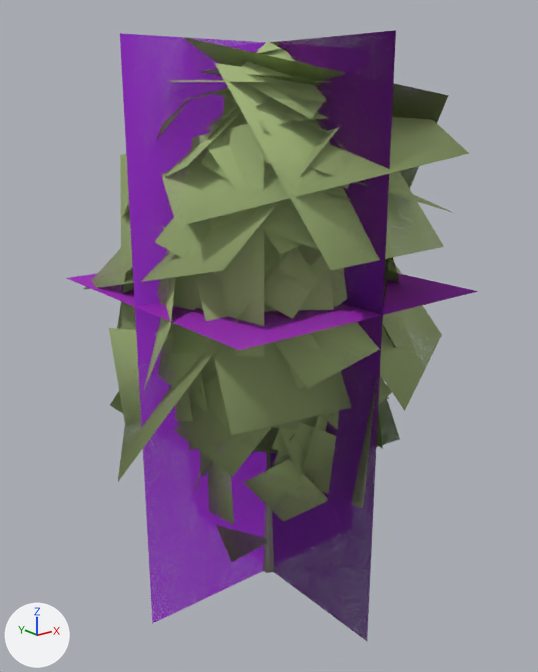
What one commit did to the glTF model data/models/board/vegetation/birch-young.glb.
The view is the same before and after, from a 50 mm lens placed at (-24.6, -30.8, 27.2), pointed at (-0.1, -0.2, 15.0). The lights are fixed; the arrows at lower left show +X, +Y and +Z. The older version comes first. Where no turn or scale is listed for an object, it has been applied to the vertices. Vertices at exactly the same position are counted once.

In view in the first picture: 'birch-young-lod0.001', 'birch-young-lod1.001', 'birch-young-lod2.001', 'birch-young-lod3.001'.
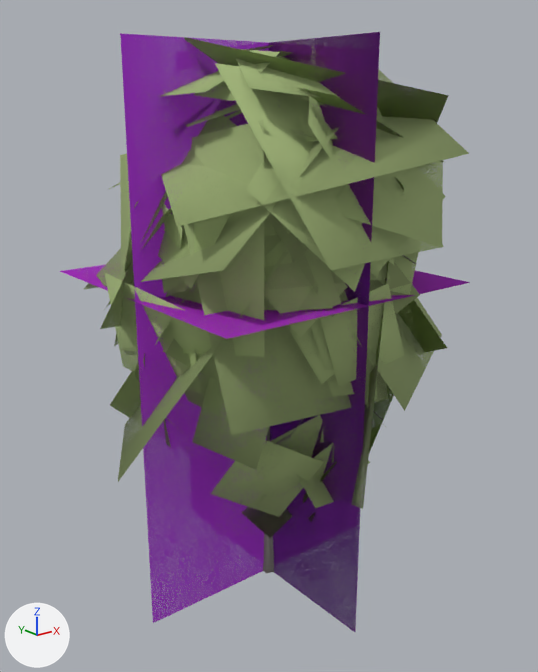
What differs and where, as boxes [x1, y1, x2, y2] in the pictures (538 x 672 px; the box of a moved part takes in the faces that stretch with it):
'birch-young-lod3.001', reshaped: before [66, 30, 478, 641]; after [60, 32, 470, 632]
'birch-young-lod0.001', reshaped (9% wider): before [127, 41, 400, 573]; after [122, 45, 420, 573]
'birch-young-lod1.001', reshaped: before [109, 41, 454, 573]; after [100, 49, 447, 574]
part 1 of me_birch_young_lod0, moved or reshaped (mostly hidden): before [266, 452, 270, 473]; after [266, 357, 270, 442]
part 2 of me_birch_young_lod0, deleted (green): before [127, 41, 400, 525]
part 3 of me_birch_young_lod0, built on: after [125, 45, 418, 538]
part 4 of me_birch_young_lod1, rebuilt (mostly hidden): before [193, 78, 336, 108]; after [177, 86, 307, 127]
part 5 of me_birch_young_lod1, rebuilt: before [279, 236, 299, 280]; after [267, 212, 348, 317]
part 6 of me_birch_young_lod1, rebuilt: before [201, 92, 365, 237]; after [308, 49, 342, 173]
part 7 of me_birch_young_lod1, rebuilt (not visible before): after [256, 220, 390, 290]
part 8 of me_birch_young_lod1, rebuilt (not visible before): after [104, 198, 181, 310]
part 9 of me_birch_young_lod1, rebuilt (not visible afterwards): before [347, 399, 400, 455]
part 10 of me_birch_young_lod1, rebuilt: before [137, 277, 176, 406]; after [105, 273, 222, 418]
part 11 of me_birch_young_lod1, rebuilt (not visible before): after [284, 85, 445, 163]
part 12 of me_birch_young_lod1, rebuilt: before [309, 165, 454, 213]; after [300, 118, 443, 248]
part 13 of me_birch_young_lod1, deleted (mostly hidden): before [122, 77, 383, 562]
part 14 of me_birch_young_lod1, moved or reshaped (mostly hidden): before [109, 41, 400, 573]; after [100, 94, 447, 574]
part 15 of me_birch_young_lod3, moved or reshaped: before [184, 30, 396, 641]; after [175, 32, 380, 632]
part 16 of me_birch_young_lod3, moved or reshaped: before [66, 33, 478, 624]; after [60, 33, 470, 623]

What changed in the scene script:
```text
Change me_birch_young_lod0:
    remove me_birch_young_lod0.from_pydata(...)  # 1377 vertices, 1182 faces; spans x -8.1..7.1, y -8.3..7.8, z 0.0..30.0
    add me_birch_young_lod0.from_pydata(...)  # 1291 vertices, 1286 faces; spans x -8.1..7.6, y -7.5..8.7, z 0.0..30.0
    me_birch_young_lod0 part 1: the loose piece of 16 vertices spanning x -0.2..0.2, y -0.2..0.2, z 6.4..27.8 is scaled about the mesh origin by 1.03
    me_birch_young_lod0 part 2: 220 loose pieces with 966 vertices, spanning x -8.1..7.1, y -8.3..7.8, z 3.7..30.0, are deleted
    me_birch_young_lod0 part 3: 45 vertices removed from x -6.5..5.2, y -3.5..5.7, z 2.1..25.9; 925 vertices added at x -8.1..7.6, y -7.5..8.7, z 2.2..30.0
    other edits to the shape of me_birch_young_lod0 do not show in these pictures
Change me_birch_young_lod1:
    remove me_birch_young_lod1.from_pydata(...)  # 280 vertices, 194 faces; spans x -8.8..7.9, y -8.5..7.8, z 0.0..30.0
    add me_birch_young_lod1.from_pydata(...)  # 289 vertices, 206 faces; spans x -9.6..9.5, y -9.1..9.2, z 0.0..30.0
    me_birch_young_lod1 part 4: the loose piece of 4 vertices spanning x -3.6..2.9, y -3.8..2.8, z 26.8..29.3 is rebuilt with 4 vertices and now spans x -5.3..2.7, y -3.4..4.9, z 26.1..28.4
    me_birch_young_lod1 part 5: the loose piece of 4 vertices spanning x -3.9..3.6, y -5.7..-2.2, z 17.4..25.1 is rebuilt with 4 vertices and now spans x -4.0..4.5, y -6.7..-1.8, z 17.7..24.8
    me_birch_young_lod1 part 6: the loose piece of 4 vertices spanning x -5.7..4.2, y -6.2..-0.7, z 21.0..29.7 is rebuilt with 4 vertices and now spans x -2.3..6.8, y -5.8..-1.0, z 20.8..30.0
    me_birch_young_lod1 part 7: the loose piece of 4 vertices spanning x -4.6..4.0, y -5.0..-0.4, z 17.5..26.0 is rebuilt with 4 vertices and now spans x -4.3..3.1, y -6.7..-1.5, z 19.0..24.5
    me_birch_young_lod1 part 8: the loose piece of 4 vertices spanning x -7.0..-1.6, y -3.8..6.3, z 16.8..25.5 is rebuilt with 4 vertices and now spans x -8.1..-1.5, y -1.8..6.7, z 17.1..24.9
    me_birch_young_lod1 part 9: the loose piece of 4 vertices spanning x 4.3..6.7, y -4.7..5.2, z 4.8..14.5 is rebuilt with 4 vertices and now spans x 4.1..7.9, y -2.6..5.2, z 6.9..14.8
    me_birch_young_lod1 part 10: the loose piece of 4 vertices spanning x -8.3..-4.2, y -3.6..5.4, z 12.4..21.9 is rebuilt with 4 vertices and now spans x -8.8..-4.6, y -4.3..4.0, z 11.9..19.4
    me_birch_young_lod1 part 11: the loose piece of 4 vertices spanning x -2.5..5.7, y -3.7..5.0, z 24.4..28.1 is rebuilt with 4 vertices and now spans x -1.9..6.0, y -7.1..0.9, z 24.4..28.4
    me_birch_young_lod1 part 12: the loose piece of 4 vertices spanning x -2.4..6.9, y -8.5..0.6, z 22.1..25.3 is rebuilt with 4 vertices and now spans x -2.8..6.8, y -9.1..-2.3, z 20.8..27.7
    me_birch_young_lod1 part 13: 15 loose pieces with 60 vertices, spanning x -7.4..6.9, y -6.3..7.8, z 1.2..29.4, are deleted
    me_birch_young_lod1 part 14: 86 vertices removed from x -8.8..7.9, y -7.4..7.4, z 2.1..30.0; 155 vertices added at x -9.6..9.5, y -8.0..9.2, z 1.5..28.7
    other edits to the shape of me_birch_young_lod1 do not show in these pictures
Change me_birch_young_lod3:
    remove me_birch_young_lod3.from_pydata(...)  # 12 vertices, 6 faces; spans x -8.1..7.1, y -8.3..7.8, z 0.0..30.0
    add me_birch_young_lod3.from_pydata(...)  # 12 vertices, 6 faces; spans x -8.1..7.6, y -7.5..8.7, z 0.0..30.0
    me_birch_young_lod3 part 15: the loose piece of 4 vertices spanning x 0.0, y -8.3..7.8, z 0.0..30.0 is moved by (0.0, 0.9, 0.0)
    me_birch_young_lod3 part 16
    me_birch_young_lod3.vertices[1].co: (7.1, 0.0, 0.0) -> (7.6, 0.0, 0.0)
    me_birch_young_lod3.vertices[2].co: (7.1, 0.0, 30.0) -> (7.6, 0.0, 30.0)
    me_birch_young_lod3.vertices[8].co: (-8.1, -8.3, 17.9) -> (-8.1, -7.5, 18.2)  # pixel (239, 350) -> pixel (226, 338)
    me_birch_young_lod3.vertices[9].co: (7.1, -8.3, 17.9) -> (7.6, -7.5, 18.2)  # pixel (478, 291) -> pixel (470, 282)
    me_birch_young_lod3.vertices[10].co: (7.1, 7.8, 17.9) -> (7.6, 8.7, 18.2)
    me_birch_young_lod3.vertices[11].co: (-8.1, 7.8, 17.9) -> (-8.1, 8.7, 18.2)  # pixel (65, 278) -> pixel (59, 271)
```
